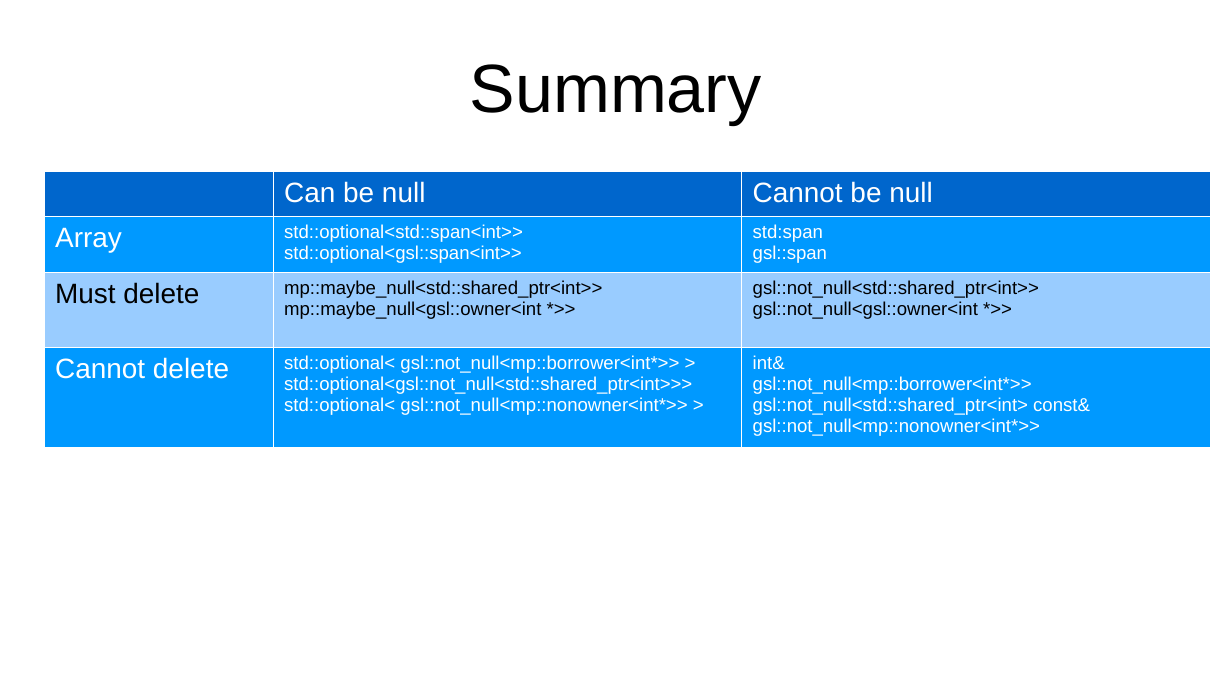
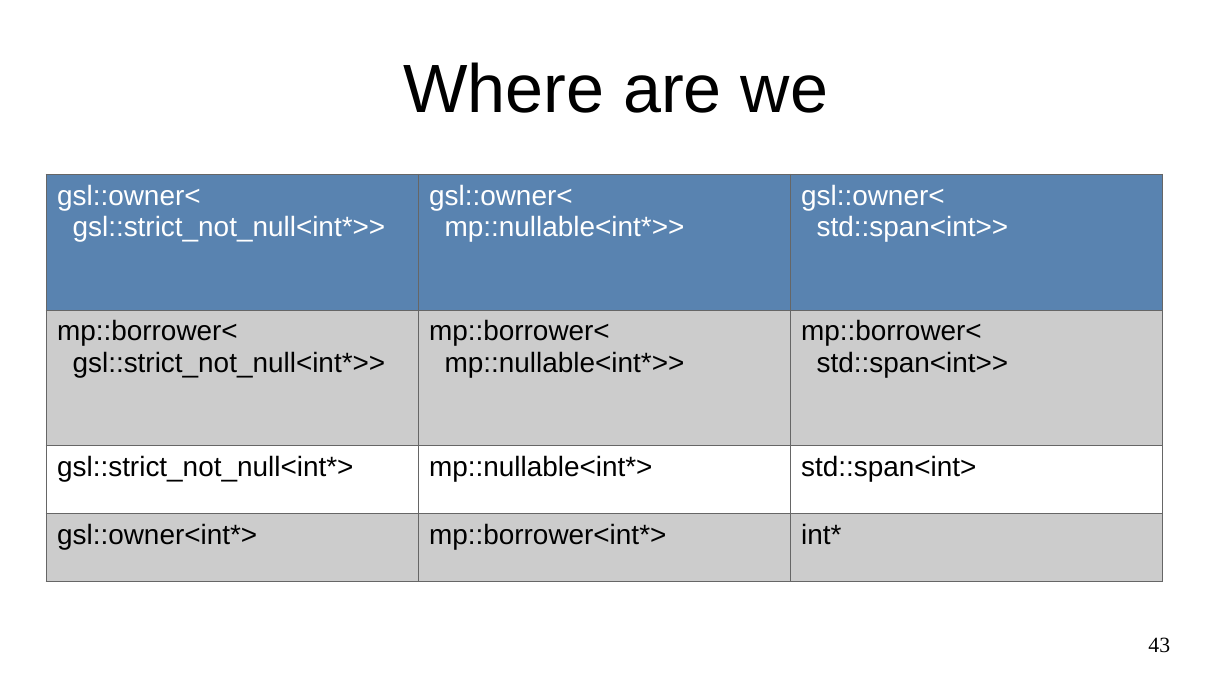
Before and after one commit to marcpawl/nullptr, a slide deck: slide 43 of slideshow.odp (slide 60 before the commit). Drawn at 1232x693 pixels with LibreOffice and Linux fonts; fonts in the diff are those of the drawing. Boxes give left, top, right and bottom in pixels: in the first picture for what was removed or moved away, otherwise in the second. Text is boxed around its words. In the diff, an @@ line names an element or a change of style, - is before the commit and + after.

```diff
--- a/slideshow.odp
+++ b/slideshow.odp
@@ title at [403, 62, 828, 113]: text changed @@
-Summary
+Where are we
@@ table removed at [44, 172, 1210, 440], 4 rows, 3 columns @@
- | Can be null | Cannot be null
-Array | std::optional<std::span<int>> std::optional<gsl::span<int>> | std:span / gsl::span
-Must delete | mp::maybe_null<std::shared_ptr<int>> mp::maybe_null<gsl::owner<int *>> | gsl::not_null<std::shared_ptr<int>> gsl::not_null<gsl::owner<int *>>
-Cannot delete | std::optional< gsl::not_null<mp::borrower<int*>> > / std::optional<gsl::not_null<std::shared_ptr<int>>> / std::optional< gsl::not_null<mp::nonowner<int*>> > | int& gsl::not_null<mp::borrower<int*>> gsl::not_null<std::shared_ptr<int> const& gsl::not_null<mp::nonowner<int*>>
@@ table added at [46, 174, 1163, 581], 4 rows, 3 columns @@
+gsl::owner< gsl::strict_not_null<int*>> | gsl::owner< mp::nullable<int*>> | gsl::owner< std::span<int>>
+mp::borrower< gsl::strict_not_null<int*>> | mp::borrower< mp::nullable<int*>> | mp::borrower< std::span<int>>
+gsl::strict_not_null<int*> | mp::nullable<int*> | std::span<int>
+gsl::owner<int*> | mp::borrower<int*> | int*
@@ page number added at [1148, 637, 1170, 653], 14 pt, text #000000 @@
+43
```
Also in this commit, not shown: 46 other slides changed, 20 slides added, 12 slides removed.
